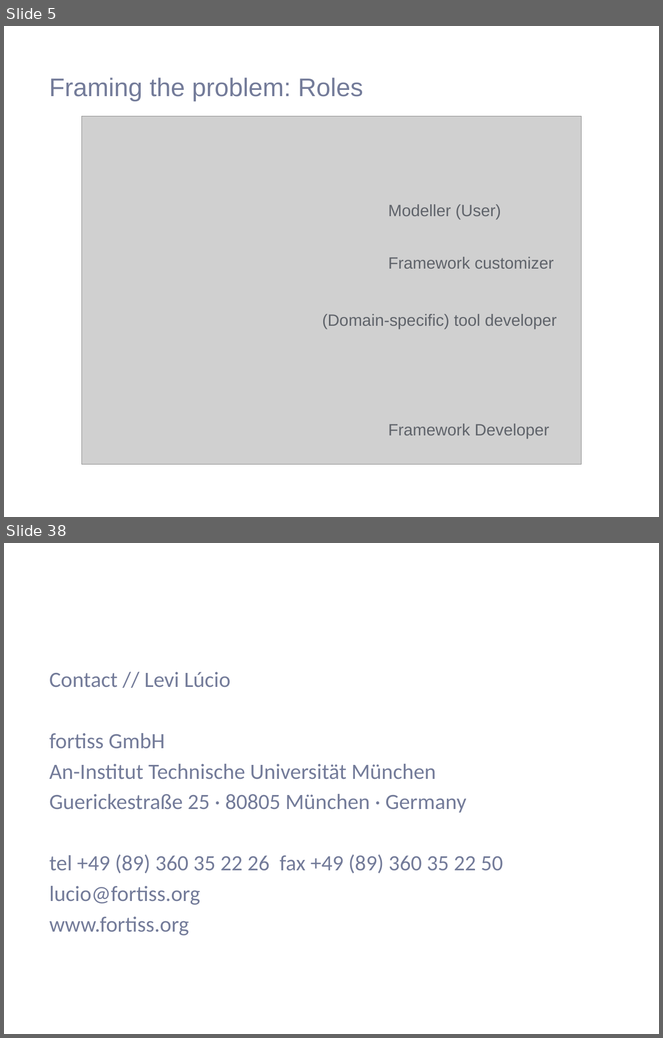
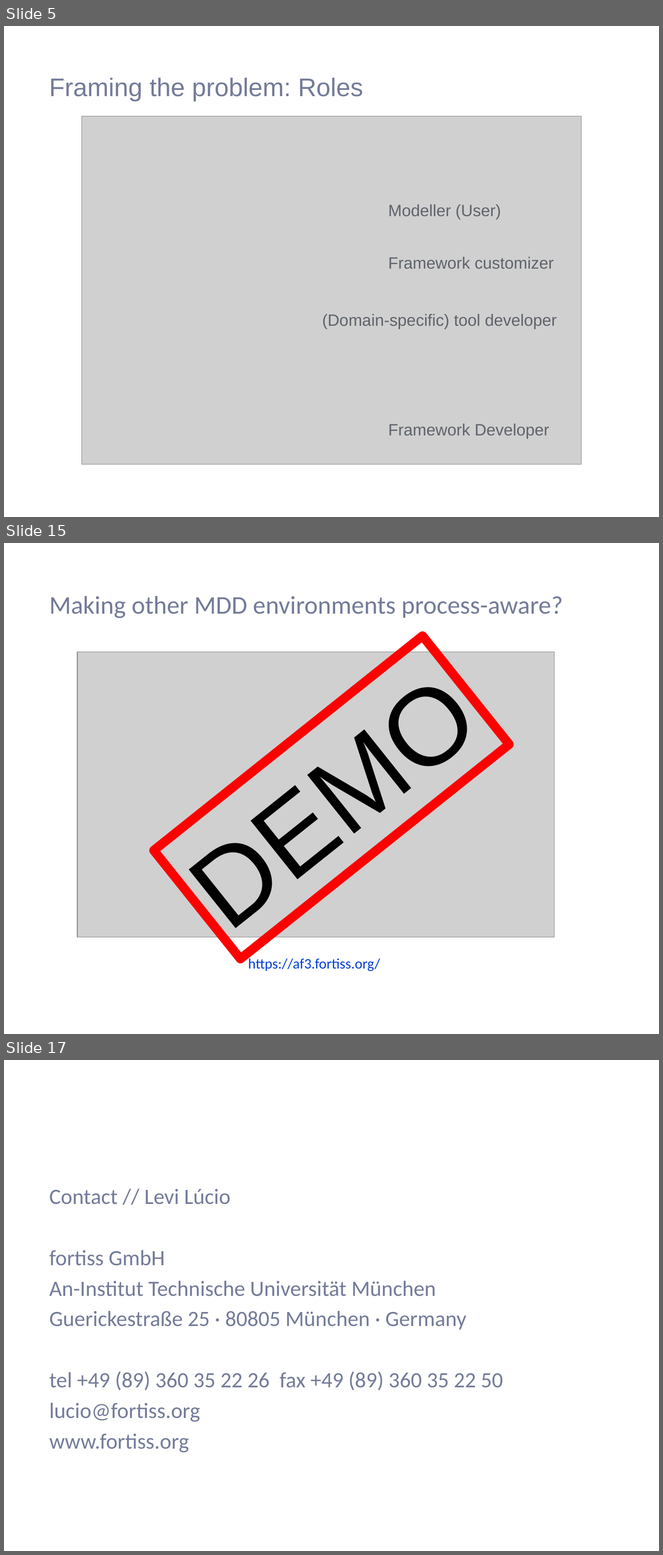
Before and after one commit to saadbinabid1/FlexMDEPaper, a slide deck: presentation/FlexMDE.pptx. Shown one above the other, each under a label of ours: slides 5 and 38 before the commit, slides 5, 15 and 17 after it; the slides between them are not shown. The pictures are 663x1038 and 663x1555 pixels, drawn with LibreOffice and Linux fonts; fonts in the diff are those of the drawing; grey boxes stand for pictures; background and template pictures are left out. Boxes give left, top, right and bottom in pixels: in the first picture for what was removed or moved away, otherwise in the second. Text is boxed around its words. In the diff, an @@ line names an element or a change of style, - is before the commit and + after.

```diff
--- a/presentation/FlexMDE.pptx
+++ b/presentation/FlexMDE.pptx
@@ slide 15 added at [4,543,659,1034], background #FFFFFF @@
@@ title added at [49,596,564,618], 28 pt, text #737B99 @@
+Making other MDD environments process-aware?
@@ rectangle added at [154,636,509,960], outline #FF0000 10 pt, 120 pt, text #000000 @@
+DEMO
@@ picture added at [77,652,554,938] @@
@@ text added at [248,957,380,971], 16 pt, text #003CD6 @@
+https://af3.fortiss.org/
@@ what was slide 38 is now slide 17 @@
```
Also in this commit, not shown: 5 slides changed, 7 other slides added, 29 slides removed, 4 other files.
